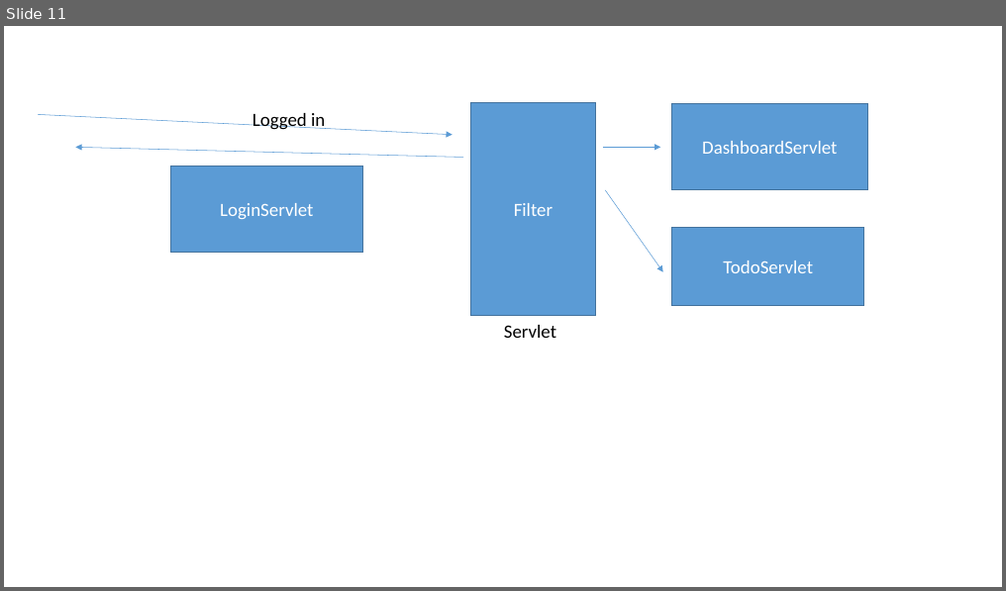
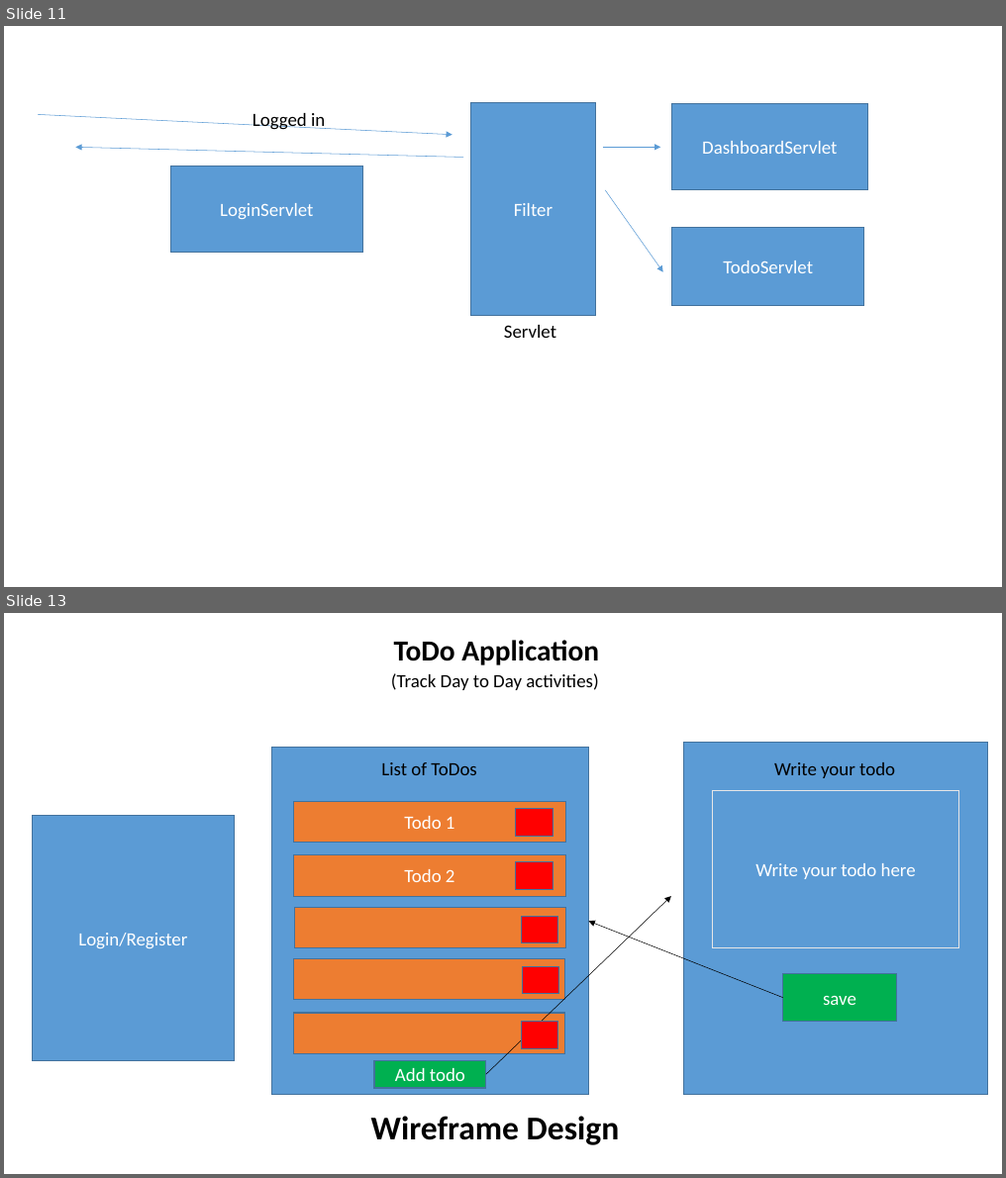
Before and after one commit to J-Subhradeep/Servlet-tut, a slide deck: Servlet.pptx. Shown one above the other, each under a label of ours: slide 11 before the commit, slides 11 and 13 after it; the slides between them are not shown. The pictures are 1006x591 and 1006x1178 pixels, drawn with LibreOffice and Linux fonts; fonts in the diff are those of the drawing. Boxes give left, top, right and bottom in pixels: in the first picture for what was removed or moved away, otherwise in the second. Text is boxed around its words. In the diff, an @@ line names an element or a change of style, - is before the commit and + after.

Commit message:
Add TodoApplication and filter-project with initial setup, including servlets, JSP pages, and Maven configuration

```diff
--- a/Servlet.pptx
+++ b/Servlet.pptx
@@ slide 13 added at box(4, 613, 1002, 1174), background #FFFFFF @@
@@ text added at box(394, 640, 599, 665), 28 pt, text #000000, bold @@
+ToDo Application
@@ text added at box(391, 673, 598, 690), 18 pt, text #000000 @@
+(Track Day to Day activities)
@@ rectangle added at box(272, 748, 589, 1096), fill #5B9BD5, outline #43739E 1 pt @@
@@ rectangle added at box(684, 743, 988, 1095), fill #5B9BD5, outline #43739E 1 pt @@
@@ text added at box(381, 762, 476, 775), 18 pt, text #000000 @@
+List of ToDos
@@ text added at box(774, 762, 895, 778), 18 pt, text #000000 @@
+Write your todo
@@ rectangle added at box(33, 816, 235, 1060), fill #5B9BD5, outline #43739E 1 pt, 18 pt, text #FFFFFF @@
+Login/Register
@@ rectangle added at box(294, 802, 565, 843), fill #ED7D31, outline #43739E 1 pt, 18 pt, text #FFFFFF @@
+Todo 1
@@ rectangle added at box(516, 809, 552, 836), fill #FF0000, outline #43739E 1 pt @@
@@ rectangle added at box(712, 791, 959, 950), fill #5B9BD5, outline #E7E6E6 1 pt, 18 pt, text #FFFFFF @@
+Write your todo here
@@ rectangle added at box(294, 856, 565, 897), fill #ED7D31, outline #43739E 1 pt, 18 pt, text #FFFFFF @@
+Todo 2
@@ rectangle added at box(516, 862, 552, 889), fill #FF0000, outline #43739E 1 pt @@
@@ rectangle added at box(294, 907, 566, 949), fill #ED7D31, outline #43739E 1 pt @@
@@ arrow added from (486, 1075) to (671, 896), #000000 0.5 pt @@
@@ rectangle added at box(522, 916, 558, 943), fill #FF0000, outline #43739E 1 pt @@
@@ arrow added from (783, 998) to (589, 922), #000000 0.5 pt @@
@@ rectangle added at box(293, 959, 564, 1000), fill #ED7D31, outline #43739E 1 pt @@
@@ rectangle added at box(522, 967, 558, 994), fill #FF0000, outline #43739E 1 pt @@
@@ rectangle added at box(783, 973, 896, 1022), fill #00B050, outline #43739E 1 pt, 18 pt, text #FFFFFF @@
+save
@@ rectangle added at box(293, 1013, 564, 1054), fill #ED7D31, outline #43739E 1 pt @@
@@ rectangle added at box(522, 1022, 558, 1049), fill #FF0000, outline #43739E 1 pt @@
@@ rectangle added at box(374, 1060, 486, 1088), fill #00B050, outline #43739E 1 pt, 18 pt, text #FFFFFF @@
+Add todo
@@ text added at box(371, 1116, 620, 1146), 32 pt, text #000000, bold @@
+Wireframe Design
```
Also in this commit, not shown: 1 slide changed, 1 other slide added, 15 other files.
